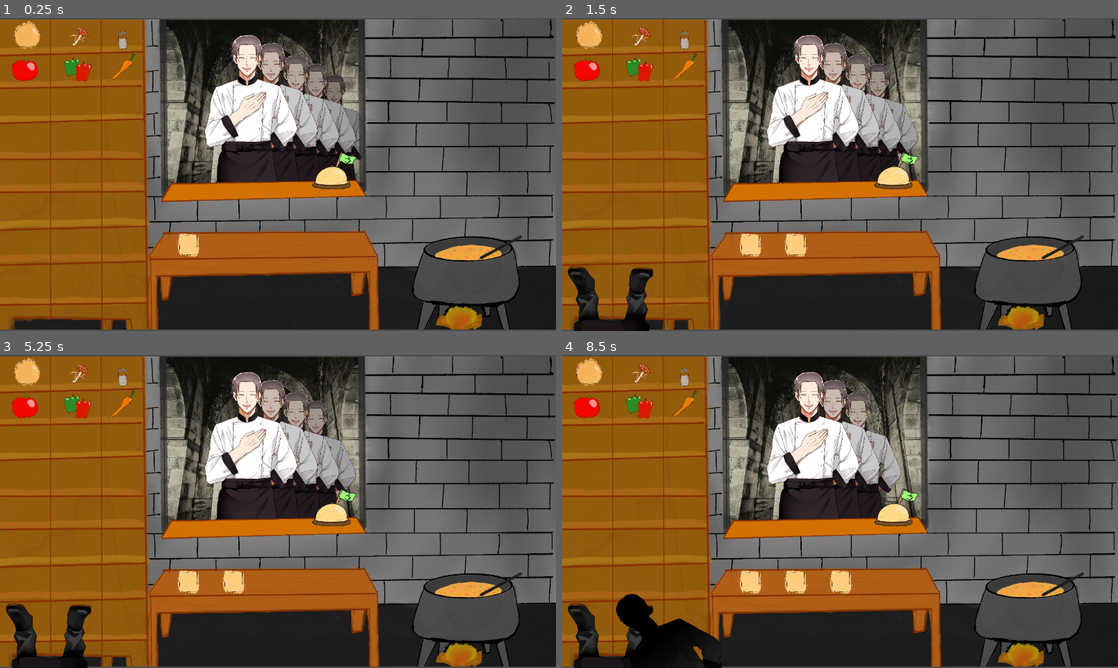
Above: before the commit, frames 1-4 (two rows, left to right).
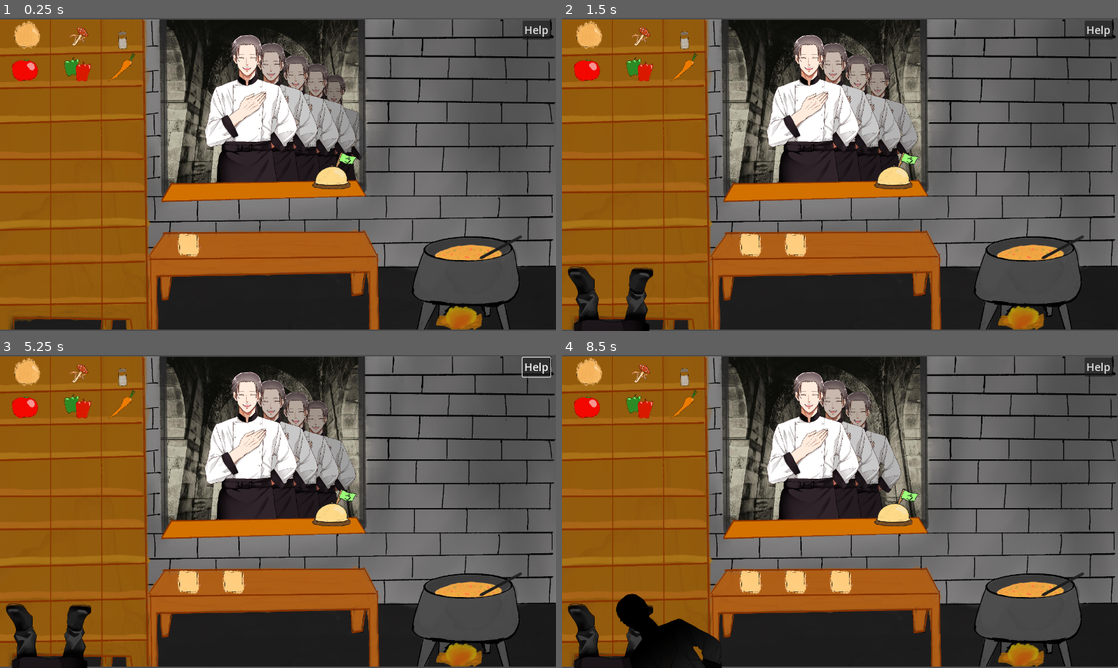
Above: after the commit, the same moments.

Repository: AgreeableDeerGames/GoodSoup
Game: Godot game, scene res://Scenes/kitchen.tscn
The game is run twice, just before and just after one commit, with the same random seed, the same clock (stepped at 60 frames per second) and the same inputs. This scene is started directly instead of the project's main scene.
Inputs (mouse positions are in pixels of both pictures, inside the frame that each line leads up to):
- Up to frame 1 (0.25 s): no input
- Up to frame 2 (1.5 s): click (895, 171) at 0.5 s; click (751, 243) at 1.25 s
- Up to frame 3 (5.25 s): click (233, 580) at 2.02 s; click (533, 367) at 2.75 s, where only the run after the commit has a clickable "Help"; move the mouse to (400, 495) at 3.52 s; hold Up (ui_up) 3.53-4.25 s; click (400, 495) at 3.67 s; drag from (166, 527) to (27, 373) at 4.27 s; move the mouse to (333, 442) at 5.02 s; hold Up (ui_up) from 5.03 s (still down)
- Up to frame 4 (8.5 s): release Up (ui_up) at 5.75 s; drag from (812, 574) to (639, 376) at 5.77 s; tap Enter (ui_accept) at 6.5, 6.77, 7.25, 8 s; move the mouse to (1006, 558) at 6.52 s; hold Down (ui_down) 6.53-7.25 s; drag from (673, 464) to (684, 376) at 7.27 s; move the mouse to (867, 511) at 8.02 s; hold Down (ui_down) from 8.03 s (still down); click (867, 511) at 8.17 s

The runs differ from the first frame. In frame 1, 0.2% of the frame differs, in the area x 94-99%, y 0-7%; in frame 2, 0.2%; in frame 3, 0.3%, in the area x 40-100%, y 0-72%; in frame 4, 0.2%.

Commit message:
Added amounts to flavor report, help button in main scene

Diff:
--- /dev/null
+++ b/Scenes/flavor_report_ingredients.tscn
@@ -0,0 +1,25 @@
+[gd_scene format=3 uid="uid://dko4dd3858aft"]
+
+[ext_resource type="Script" uid="uid://k2wrelifx1of" path="res://Scripts/amount_label.gd" id="1_nwigm"]
+[ext_resource type="Script" uid="uid://bh1lmehbx0mpf" path="res://Scripts/flavor_report_ingredients.gd" id="1_sb5et"]
+
+[node name="FlavorReportIngredients" type="TextureRect" unique_id=415881883]
+offset_right = 40.0
+offset_bottom = 40.0
+script = ExtResource("1_sb5et")
+
+[node name="AmountLabel" type="Label" parent="." unique_id=1295732076]
+layout_mode = 1
+anchors_preset = 3
+anchor_left = 1.0
+anchor_top = 1.0
+anchor_right = 1.0
+anchor_bottom = 1.0
+offset_left = -40.0
+offset_top = -23.0
+grow_horizontal = 0
+grow_vertical = 0
+theme_override_colors/font_color = Color(0, 0, 0, 1)
+horizontal_alignment = 2
+vertical_alignment = 2
+script = ExtResource("1_nwigm")
--- /dev/null
+++ b/Scenes/help_button.gd
@@ -0,0 +1,7 @@
+extends Button
+
+
+
+
+func _on_pressed() -> void:
+	Signals.emit_signal("load_new_scene","res://Scenes/help_menu.tscn", false)
--- /dev/null
+++ b/Scenes/help_menu.tscn
@@ -0,0 +1,58 @@
+[gd_scene format=3 uid="uid://bsdcx1n4cosrp"]
+
+[ext_resource type="Script" uid="uid://dbrbyos3amxr5" path="res://Scripts/main_menu_button.gd" id="1_0d1c8"]
+[ext_resource type="Texture2D" uid="uid://dpiodc7q5hnu5" path="res://Assets/KitchenBase.png" id="1_8qrul"]
+[ext_resource type="Script" uid="uid://cineitkootgc4" path="res://Scripts/instructions_button.gd" id="2_l8lul"]
+[ext_resource type="Script" uid="uid://djuvx06lvdb3r" path="res://Scripts/back_button.gd" id="3_l8lul"]
+
+[node name="HelpMenu" type="Control" unique_id=1287153362]
+layout_mode = 3
+anchors_preset = 15
+anchor_right = 1.0
+anchor_bottom = 1.0
+grow_horizontal = 2
+grow_vertical = 2
+
+[node name="Sprite2D" type="Sprite2D" parent="." unique_id=3097626]
+position = Vector2(690, 429)
+scale = Vector2(0.667, 0.667)
+texture = ExtResource("1_8qrul")
+
+[node name="VBoxContainer" type="VBoxContainer" parent="." unique_id=2126229311]
+custom_minimum_size = Vector2(300, 200)
+layout_mode = 1
+anchors_preset = 8
+anchor_left = 0.5
+anchor_top = 0.5
+anchor_right = 0.5
+anchor_bottom = 0.5
+offset_left = -150.0
+offset_top = -132.5
+offset_right = 150.0
+offset_bottom = 132.5
+grow_horizontal = 2
+grow_vertical = 2
+theme_override_constants/separation = 20
+
+[node name="Main Menu Button" type="Button" parent="VBoxContainer" unique_id=739909155]
+custom_minimum_size = Vector2(200, 75)
+layout_mode = 2
+text = "Main Menu"
+script = ExtResource("1_0d1c8")
+
+[node name="Instructions Button" type="Button" parent="VBoxContainer" unique_id=1849785670]
+custom_minimum_size = Vector2(200, 75)
+layout_mode = 2
+text = "Instructions"
+script = ExtResource("2_l8lul")
+
+[node name="Back Button" type="Button" parent="VBoxContainer" unique_id=1283053849]
+custom_minimum_size = Vector2(200, 75)
+layout_mode = 2
+text = "Back"
+script = ExtResource("3_l8lul")
+
+[connection signal="pressed" from="VBoxContainer/Main Menu Button" to="VBoxContainer/Main Menu Button" method="_on_pressed"]
+[connection signal="pressed" from="VBoxContainer/Instructions Button" to="VBoxContainer/Main Menu Button" method="_on_instructions_button_pressed"]
+[connection signal="pressed" from="VBoxContainer/Instructions Button" to="VBoxContainer/Instructions Button" method="_on_pressed"]
+[connection signal="pressed" from="VBoxContainer/Back Button" to="VBoxContainer/Back Button" method="_on_pressed"]
--- a/Scenes/kitchen.tscn
+++ b/Scenes/kitchen.tscn
@@ -14,6 +14,7 @@
 [ext_resource type="PackedScene" uid="uid://cbeiup6aneh5" path="res://Scenes/cauldron.tscn" id="10_lkloo"]
 [ext_resource type="Texture2D" uid="uid://72t7ohsy0kjv" path="res://Assets/Bell.png" id="11_ykbxl"]
 [ext_resource type="Script" uid="uid://ce3pwpyutpi88" path="res://Scripts/bell.gd" id="12_32235"]
+[ext_resource type="Script" uid="uid://cya44u8wcdxwj" path="res://Scenes/help_button.gd" id="15_32235"]
 
 [node name="Kitchen" type="Node2D" unique_id=355883739]
 script = ExtResource("1_t5hpn")
@@ -30,6 +31,7 @@
 position = Vector2(639.75, 360.25)
 scale = Vector2(0.6669271, 0.6606481)
 texture = ExtResource("2_23qos")
+metadata/_edit_lock_ = true
 
 [node name="OnionIngredient" parent="." unique_id=1178432824 instance=ExtResource("3_lvc4q")]
 position = Vector2(61, 36)
@@ -77,4 +79,14 @@
 offset_right = 831.0
 offset_bottom = 550.0
 
+[node name="HelpButton" type="Button" parent="." unique_id=1694035836]
+offset_left = 1203.0
+offset_top = 6.0
+offset_right = 1263.0
+offset_bottom = 50.0
+theme_override_font_sizes/font_size = 25
+text = "Help"
+script = ExtResource("15_32235")
+
 [connection signal="pressed" from="Bell" to="Bell" method="_on_pressed"]
+[connection signal="pressed" from="HelpButton" to="HelpButton" method="_on_pressed"]
--- /dev/null
+++ b/Scripts/amount_label.gd
@@ -0,0 +1,8 @@
+extends Label
+class_name AmountLabel
+
+var amount = 0
+
+func increment_amount():
+	amount += 1
+	text = "%d" % amount
--- a/Scripts/flavor_report.gd
+++ b/Scripts/flavor_report.gd
@@ -3,7 +3,7 @@
 class_name FlavorReport
 #@onready var ingredients_ui: GridContainer = $CanvasGroup/IngredientsUI
 @onready var ingredients_ui: GridContainer = $CenterContainer/CanvasGroup/IngredientsUI
-
+var _flavor_report_ingredient = preload("res://Scenes/flavor_report_ingredients.tscn")
 var _is_play: bool
 
 @export
@@ -125,12 +125,31 @@
 func _generate_ingredients():
 	for ingredient in _ingredients:
 		var ingredientTexture = ingredient.get_node("Sprite2D").texture
-		var textureRect : TextureRect = TextureRect.new()
-		textureRect.expand_mode = TextureRect.EXPAND_IGNORE_SIZE
-		textureRect.texture = ingredientTexture
-		textureRect.custom_minimum_size.x = ingredients_ui.custom_minimum_size.x
-		textureRect.custom_minimum_size.y = ingredients_ui.custom_minimum_size.y
-		ingredients_ui.add_child(textureRect)
+		var found_child_node = _node_find(
+			func(x : Node): return x.texture == ingredientTexture,
+			ingredients_ui
+		)
+		if found_child_node == null:
+			var flavorReportIngredient : FlavorReportIngredients = _flavor_report_ingredient.instantiate()
+			flavorReportIngredient.expand_mode = TextureRect.EXPAND_IGNORE_SIZE
+			flavorReportIngredient.texture = ingredientTexture
+			flavorReportIngredient.custom_minimum_size.x = ingredients_ui.custom_minimum_size.x
+			flavorReportIngredient.custom_minimum_size.y = ingredients_ui.custom_minimum_size.y
+			ingredients_ui.add_child(flavorReportIngredient)
+
+			var amountLabel : Node = flavorReportIngredient.get_node("AmountLabel")
+			amountLabel.custom_minimum_size.x = ingredients_ui.custom_minimum_size.x / 4
+			amountLabel.custom_minimum_size.y = ingredients_ui.custom_minimum_size.y / 4
+			amountLabel.increment_amount()
+		else:
+			found_child_node.get_node("AmountLabel").increment_amount()
+
+func _node_find(predicate : Callable, parent_node : Node) -> Node:
+	for child_node in parent_node.get_children():
+		if predicate.call(child_node) == true:
+			return child_node
+
+	return null
 
 func _populate_flavor_data():
 	if _is_play:
--- /dev/null
+++ b/Scripts/flavor_report_ingredients.gd
@@ -0,0 +1,11 @@
+extends TextureRect
+class_name FlavorReportIngredients
+
+# Called when the node enters the scene tree for the first time.
+func _ready() -> void:
+	pass # Replace with function body.
+
+
+# Called every frame. 'delta' is the elapsed time since the previous frame.
+func _process(delta: float) -> void:
+	pass
--- /dev/null
+++ b/Scripts/main_menu_button.gd
@@ -0,0 +1,4 @@
+extends Button
+
+func _on_pressed() -> void:
+	Signals.emit_signal("load_new_scene","res://Scenes/main_menu.tscn", true)
Not shown, added: Scenes/help_button.gd.uid
Not shown, added: Scripts/amount_label.gd.uid
Not shown, added: Scripts/flavor_report_ingredients.gd.uid
Not shown, added: Scripts/main_menu_button.gd.uid
